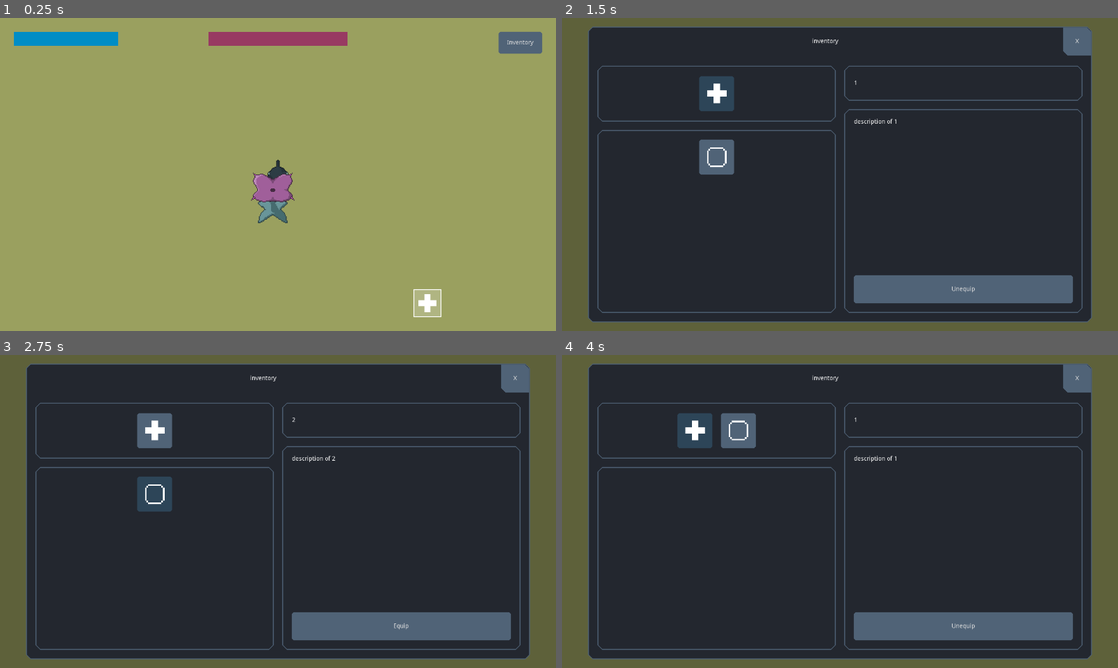
Above: before the commit, frames 1-4 (two rows, left to right).
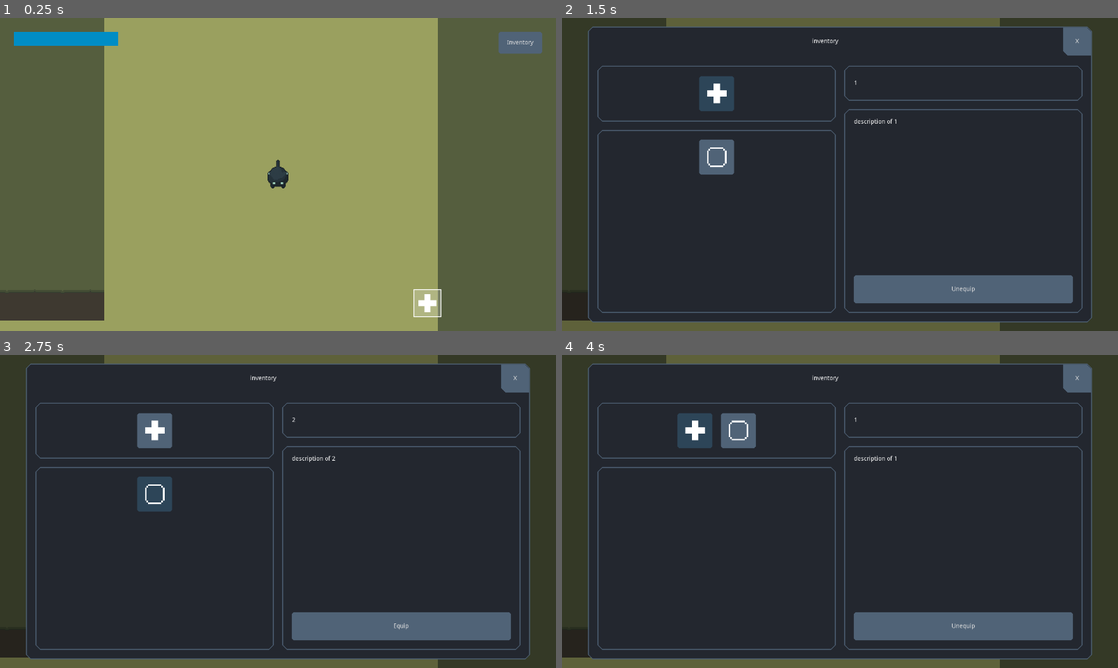
Above: after the commit, the same moments.

Repository: deerformera/neruka
Game: Godot game, scene res://worlds/world.tscn
Two runs of this game, one before a commit and one after it. Both use one fixed random seed, a clock stepped at 60 frames per second and the inputs below.
Inputs (mouse positions are in pixels of both pictures, inside the frame that each line leads up to):
- Up to frame 1 (0.25 s): no input
- Up to frame 2 (1.5 s): click "Inventory" at 0.5 s; click (717, 93) at 1.25 s
- Up to frame 3 (2.75 s): click (155, 492) at 2 s
- Up to frame 4 (4 s): click "Equip" at 2.75 s; click (695, 430) at 3.52 s

The runs differ from the first frame. In frame 1, 40% of the frame differs, in the area x 0-100%, y 0-100%; in frame 2, 10%; in frame 3, 10%; in frame 4, 10%.

Commit message:
cat attack fix

Diff:
--- a/characters/cat/cat.tscn
+++ b/characters/cat/cat.tscn
@@ -105,16 +105,16 @@
 "values": [ 320, 321, 322, 323, 324, 325, 326, 327 ]
 }
 tracks/1/type = "method"
-tracks/1/path = NodePath(".")
-tracks/1/interp = 1
-tracks/1/loop_wrap = true
-tracks/1/imported = false
-tracks/1/enabled = true
-tracks/1/keys = {
-"times": PoolRealArray( 0 ),
+tracks/1/path = NodePath("StateMachine/Attack")
+tracks/1/interp = 1
+tracks/1/loop_wrap = true
+tracks/1/imported = false
+tracks/1/enabled = true
+tracks/1/keys = {
+"times": PoolRealArray( 0.2 ),
 "transitions": PoolRealArray( 1 ),
 "values": [ {
-"args": [  ],
+"args": [ false ],
 "method": "attack"
 } ]
 }
@@ -136,16 +136,16 @@
 "values": [ 390, 391, 392, 393, 394, 395, 396, 397 ]
 }
 tracks/1/type = "method"
-tracks/1/path = NodePath(".")
-tracks/1/interp = 1
-tracks/1/loop_wrap = true
-tracks/1/imported = false
-tracks/1/enabled = true
-tracks/1/keys = {
-"times": PoolRealArray( 0 ),
+tracks/1/path = NodePath("StateMachine/Attack")
+tracks/1/interp = 1
+tracks/1/loop_wrap = true
+tracks/1/imported = false
+tracks/1/enabled = true
+tracks/1/keys = {
+"times": PoolRealArray( 0.2 ),
 "transitions": PoolRealArray( 1 ),
 "values": [ {
-"args": [  ],
+"args": [ false ],
 "method": "attack"
 } ]
 }
@@ -167,16 +167,16 @@
 "values": [ 330, 331, 332, 333, 334, 335, 336, 337 ]
 }
 tracks/1/type = "method"
-tracks/1/path = NodePath(".")
-tracks/1/interp = 1
-tracks/1/loop_wrap = true
-tracks/1/imported = false
-tracks/1/enabled = true
-tracks/1/keys = {
-"times": PoolRealArray( 0 ),
+tracks/1/path = NodePath("StateMachine/Attack")
+tracks/1/interp = 1
+tracks/1/loop_wrap = true
+tracks/1/imported = false
+tracks/1/enabled = true
+tracks/1/keys = {
+"times": PoolRealArray( 0.2 ),
 "transitions": PoolRealArray( 1 ),
 "values": [ {
-"args": [  ],
+"args": [ false ],
 "method": "attack"
 } ]
 }
@@ -198,16 +198,16 @@
 "values": [ 380, 381, 382, 383, 384, 385, 386, 387 ]
 }
 tracks/1/type = "method"
-tracks/1/path = NodePath(".")
-tracks/1/interp = 1
-tracks/1/loop_wrap = true
-tracks/1/imported = false
-tracks/1/enabled = true
-tracks/1/keys = {
-"times": PoolRealArray( 0 ),
+tracks/1/path = NodePath("StateMachine/Attack")
+tracks/1/interp = 1
+tracks/1/loop_wrap = true
+tracks/1/imported = false
+tracks/1/enabled = true
+tracks/1/keys = {
+"times": PoolRealArray( 0.2 ),
 "transitions": PoolRealArray( 1 ),
 "values": [ {
-"args": [  ],
+"args": [ false ],
 "method": "attack"
 } ]
 }
@@ -229,16 +229,16 @@
 "values": [ 340, 341, 342, 343, 344, 345, 346, 347 ]
 }
 tracks/1/type = "method"
-tracks/1/path = NodePath(".")
-tracks/1/interp = 1
-tracks/1/loop_wrap = true
-tracks/1/imported = false
-tracks/1/enabled = true
-tracks/1/keys = {
-"times": PoolRealArray( 0 ),
+tracks/1/path = NodePath("StateMachine/Attack")
+tracks/1/interp = 1
+tracks/1/loop_wrap = true
+tracks/1/imported = false
+tracks/1/enabled = true
+tracks/1/keys = {
+"times": PoolRealArray( 0.2 ),
 "transitions": PoolRealArray( 1 ),
 "values": [ {
-"args": [  ],
+"args": [ false ],
 "method": "attack"
 } ]
 }
@@ -260,16 +260,16 @@
 "values": [ 360, 361, 362, 363, 364, 365, 366, 367 ]
 }
 tracks/1/type = "method"
-tracks/1/path = NodePath(".")
-tracks/1/interp = 1
-tracks/1/loop_wrap = true
-tracks/1/imported = false
-tracks/1/enabled = true
-tracks/1/keys = {
-"times": PoolRealArray( 0 ),
+tracks/1/path = NodePath("StateMachine/Attack")
+tracks/1/interp = 1
+tracks/1/loop_wrap = true
+tracks/1/imported = false
+tracks/1/enabled = true
+tracks/1/keys = {
+"times": PoolRealArray( 0.2 ),
 "transitions": PoolRealArray( 1 ),
 "values": [ {
-"args": [  ],
+"args": [ false ],
 "method": "attack"
 } ]
 }
@@ -291,16 +291,16 @@
 "values": [ 370, 371, 372, 373, 374, 375, 376, 377 ]
 }
 tracks/1/type = "method"
-tracks/1/path = NodePath(".")
-tracks/1/interp = 1
-tracks/1/loop_wrap = true
-tracks/1/imported = false
-tracks/1/enabled = true
-tracks/1/keys = {
-"times": PoolRealArray( 0 ),
+tracks/1/path = NodePath("StateMachine/Attack")
+tracks/1/interp = 1
+tracks/1/loop_wrap = true
+tracks/1/imported = false
+tracks/1/enabled = true
+tracks/1/keys = {
+"times": PoolRealArray( 0.2 ),
 "transitions": PoolRealArray( 1 ),
 "values": [ {
-"args": [  ],
+"args": [ false ],
 "method": "attack"
 } ]
 }
@@ -322,16 +322,16 @@
 "values": [ 350, 351, 352, 353, 354, 355, 356, 357 ]
 }
 tracks/1/type = "method"
-tracks/1/path = NodePath(".")
-tracks/1/interp = 1
-tracks/1/loop_wrap = true
-tracks/1/imported = false
-tracks/1/enabled = true
-tracks/1/keys = {
-"times": PoolRealArray( 0 ),
+tracks/1/path = NodePath("StateMachine/Attack")
+tracks/1/interp = 1
+tracks/1/loop_wrap = true
+tracks/1/imported = false
+tracks/1/enabled = true
+tracks/1/keys = {
+"times": PoolRealArray( 0.2 ),
 "transitions": PoolRealArray( 1 ),
 "values": [ {
-"args": [  ],
+"args": [ false ],
 "method": "attack"
 } ]
 }
@@ -353,16 +353,16 @@
 "values": [ 400, 401, 402, 403, 404, 405, 406, 407 ]
 }
 tracks/1/type = "method"
-tracks/1/path = NodePath(".")
-tracks/1/interp = 1
-tracks/1/loop_wrap = true
-tracks/1/imported = false
-tracks/1/enabled = true
-tracks/1/keys = {
-"times": PoolRealArray( 0 ),
+tracks/1/path = NodePath("StateMachine/Attack")
+tracks/1/interp = 1
+tracks/1/loop_wrap = true
+tracks/1/imported = false
+tracks/1/enabled = true
+tracks/1/keys = {
+"times": PoolRealArray( 0.2 ),
 "transitions": PoolRealArray( 1 ),
 "values": [ {
-"args": [  ],
+"args": [ true ],
 "method": "attack"
 } ]
 }
@@ -384,16 +384,16 @@
 "values": [ 470, 471, 472, 473, 474, 475, 476, 477 ]
 }
 tracks/1/type = "method"
-tracks/1/path = NodePath(".")
-tracks/1/interp = 1
-tracks/1/loop_wrap = true
-tracks/1/imported = false
-tracks/1/enabled = true
-tracks/1/keys = {
-"times": PoolRealArray( 0 ),
+tracks/1/path = NodePath("StateMachine/Attack")
+tracks/1/interp = 1
+tracks/1/loop_wrap = true
+tracks/1/imported = false
+tracks/1/enabled = true
+tracks/1/keys = {
+"times": PoolRealArray( 0.2 ),
 "transitions": PoolRealArray( 1 ),
 "values": [ {
-"args": [  ],
+"args": [ true ],
 "method": "attack"
 } ]
 }
@@ -415,16 +415,16 @@
 "values": [ 410, 411, 412, 413, 414, 415, 416, 417 ]
 }
 tracks/1/type = "method"
-tracks/1/path = NodePath(".")
-tracks/1/interp = 1
-tracks/1/loop_wrap = true
-tracks/1/imported = false
-tracks/1/enabled = true
-tracks/1/keys = {
-"times": PoolRealArray( 0 ),
+tracks/1/path = NodePath("StateMachine/Attack")
+tracks/1/interp = 1
+tracks/1/loop_wrap = true
+tracks/1/imported = false
+tracks/1/enabled = true
+tracks/1/keys = {
+"times": PoolRealArray( 0.2 ),
 "transitions": PoolRealArray( 1 ),
 "values": [ {
-"args": [  ],
+"args": [ true ],
 "method": "attack"
 } ]
 }
@@ -446,16 +446,16 @@
 "values": [ 460, 461, 462, 463, 464, 465, 466, 467 ]
 }
 tracks/1/type = "method"
-tracks/1/path = NodePath(".")
-tracks/1/interp = 1
-tracks/1/loop_wrap = true
-tracks/1/imported = false
-tracks/1/enabled = true
-tracks/1/keys = {
-"times": PoolRealArray( 0 ),
+tracks/1/path = NodePath("StateMachine/Attack")
+tracks/1/interp = 1
+tracks/1/loop_wrap = true
+tracks/1/imported = false
+tracks/1/enabled = true
+tracks/1/keys = {
+"times": PoolRealArray( 0.2 ),
 "transitions": PoolRealArray( 1 ),
 "values": [ {
-"args": [  ],
+"args": [ true ],
 "method": "attack"
 } ]
 }
@@ -477,16 +477,16 @@
 "values": [ 420, 421, 422, 423, 424, 425, 426, 427 ]
 }
 tracks/1/type = "method"
-tracks/1/path = NodePath(".")
-tracks/1/interp = 1
-tracks/1/loop_wrap = true
-tracks/1/imported = false
-tracks/1/enabled = true
-tracks/1/keys = {
-"times": PoolRealArray( 0 ),
+tracks/1/path = NodePath("StateMachine/Attack")
+tracks/1/interp = 1
+tracks/1/loop_wrap = true
+tracks/1/imported = false
+tracks/1/enabled = true
+tracks/1/keys = {
+"times": PoolRealArray( 0.2 ),
 "transitions": PoolRealArray( 1 ),
 "values": [ {
-"args": [  ],
+"args": [ true ],
 "method": "attack"
 } ]
 }
@@ -508,16 +508,16 @@
 "values": [ 440, 441, 442, 443, 444, 445, 446, 447 ]
 }
 tracks/1/type = "method"
-tracks/1/path = NodePath(".")
-tracks/1/interp = 1
-tracks/1/loop_wrap = true
-tracks/1/imported = false
-tracks/1/enabled = true
-tracks/1/keys = {
-"times": PoolRealArray( 0 ),
+tracks/1/path = NodePath("StateMachine/Attack")
+tracks/1/interp = 1
+tracks/1/loop_wrap = true
+tracks/1/imported = false
+tracks/1/enabled = true
+tracks/1/keys = {
+"times": PoolRealArray( 0.2 ),
 "transitions": PoolRealArray( 1 ),
 "values": [ {
-"args": [  ],
+"args": [ true ],
 "method": "attack"
 } ]
 }
@@ -539,16 +539,16 @@
 "values": [ 450, 451, 452, 453, 454, 455, 456, 457 ]
 }
 tracks/1/type = "method"
-tracks/1/path = NodePath(".")
-tracks/1/interp = 1
-tracks/1/loop_wrap = true
-tracks/1/imported = false
-tracks/1/enabled = true
-tracks/1/keys = {
-"times": PoolRealArray( 0 ),
+tracks/1/path = NodePath("StateMachine/Attack")
+tracks/1/interp = 1
+tracks/1/loop_wrap = true
+tracks/1/imported = false
+tracks/1/enabled = true
+tracks/1/keys = {
+"times": PoolRealArray( 0.2 ),
 "transitions": PoolRealArray( 1 ),
 "values": [ {
-"args": [  ],
+"args": [ true ],
 "method": "attack"
 } ]
 }
@@ -570,16 +570,16 @@
 "values": [ 430, 431, 432, 433, 434, 435, 436, 437 ]
 }
 tracks/1/type = "method"
-tracks/1/path = NodePath(".")
-tracks/1/interp = 1
-tracks/1/loop_wrap = true
-tracks/1/imported = false
-tracks/1/enabled = true
-tracks/1/keys = {
-"times": PoolRealArray( 0 ),
+tracks/1/path = NodePath("StateMachine/Attack")
+tracks/1/interp = 1
+tracks/1/loop_wrap = true
+tracks/1/imported = false
+tracks/1/enabled = true
+tracks/1/keys = {
+"times": PoolRealArray( 0.2 ),
 "transitions": PoolRealArray( 1 ),
 "values": [ {
-"args": [  ],
+"args": [ true ],
 "method": "attack"
 } ]
 }
@@ -1766,7 +1766,7 @@
 states/heal/position = Vector2( 452, 388 )
 transitions = [ "Walk", "Hurt", SubResource( 278 ), "Hurt", "Walk", SubResource( 279 ), "Idle", "Walk", SubResource( 28 …(605 unchanged characters)…
 start_node = "Walk"
-graph_offset = Vector2( 62, 155.96 )
+graph_offset = Vector2( 5, 46.96 )
 
 [sub_resource type="AnimationNodeStateMachinePlayback" id=233]
 
--- a/characters/cat/states/attack.gd
+++ b/characters/cat/states/attack.gd
@@ -14,24 +14,17 @@
 		if animnode == "Attack1": owner.animstate.travel("Attack2")
 		elif animnode == "Attack2": owner.animstate.travel("Attack1")
 
-	if current != animnode:
-		current = animnode
-		if animnode == "Attack1" or animnode == "Attack2":
-			attack(animnode)
-
 	if animnode == "Attack1" && !valid: valid = true
 
-	if valid && animnode == "Walk": machine.travel("Normal")
+	if animnode == "Walk" && valid: machine.travel("Normal")
 
 	owner.get_node("WallRay").rotation = owner.velocity_static.angle()
 
-func attack(animnode: String):
-	yield(get_tree().create_timer(0.2), "timeout")
-
+func attack(flip: bool):
 	var slash_ins = slash.instance()
-	slash_ins.global_position = owner.global_position + (owner.velocity_static * 35)
+	slash_ins.global_position = owner.global_position + (owner.velocity_static * 40)
 	slash_ins.rotation = owner.velocity_static.angle()
-	if animnode == "Attack2": slash_ins.get_node("AnimatedSprite").flip_v = true
+	if flip: slash_ins.get_node("AnimatedSprite").flip_v = true
 	owner.get_parent().add_child(slash_ins)
 
 	var ray: RayCast2D = owner.get_node("WallRay")
--- a/gui/HUD.tscn
+++ b/gui/HUD.tscn
@@ -74,6 +74,7 @@
 text = "Inventory"
 
 [node name="BossHealthbar" type="CenterContainer" parent="M"]
+visible = false
 margin_left = 32.0
 margin_top = 32.0
 margin_right = 1248.0
--- a/misc/json/abilities.json
+++ b/misc/json/abilities.json
@@ -1,7 +1,7 @@
 {
 	"1": {
 		"name": "Headshot!",
-		"desc": "Plant that likely shoot you",
+		"desc": "Shoot a projectile",
 		"price": 6
 	}
 }
--- /dev/null
+++ b/misc/json/boss.json
@@ -0,0 +1,6 @@
+{
+    "1": {
+        "name": "Pincho",
+        "desc": "a plant that likely to shoot you"
+    }
+}
--- a/worlds/world.tscn
+++ b/worlds/world.tscn
@@ -221,7 +221,7 @@
 [node name="World" type="Node2D"]
 
 [node name="Cat" parent="." instance=ExtResource( 2 )]
-position = Vector2( 6000, -928 )
+position = Vector2( 5960, -168 )
 
 [node name="Maps" type="Node" parent="."]
 
